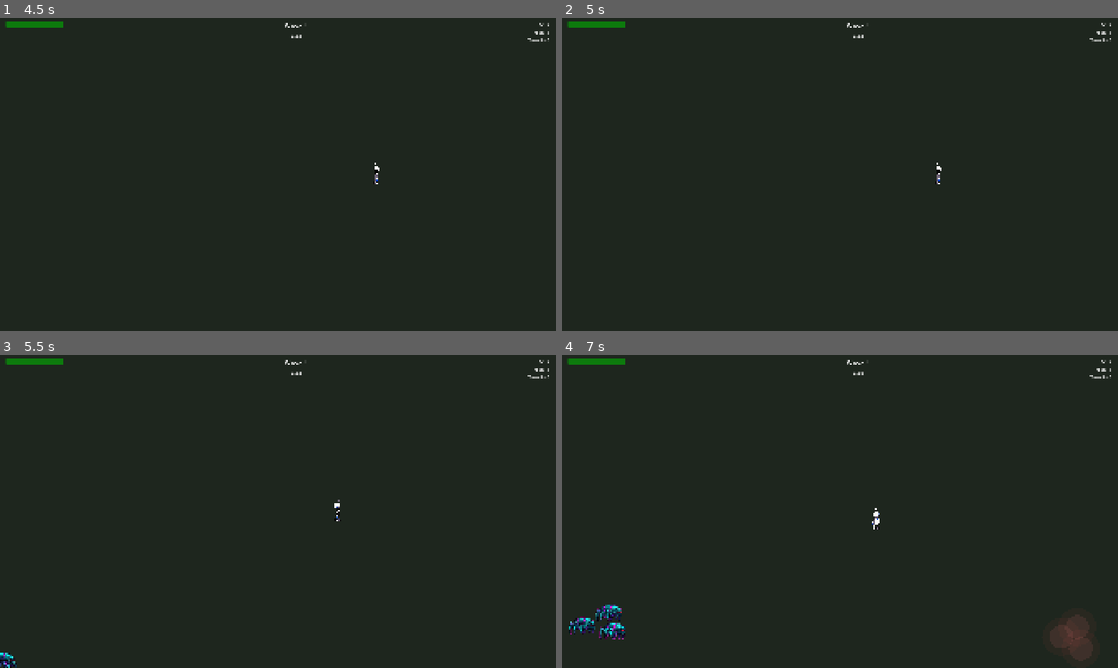
Above: before the commit, frames 1-4 (two rows, left to right).
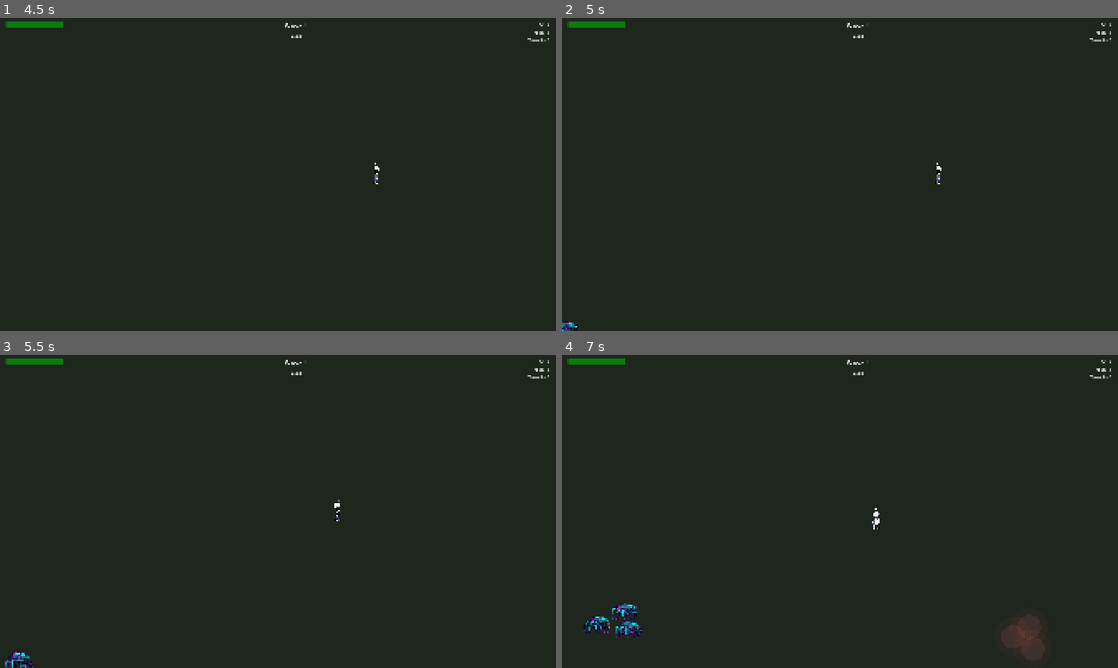
Above: after the commit, the same moments.

Repository: arebolledo2/turret-game
Game: Godot game, scene res://scenes/main.tscn
Two runs of this game, one before a commit and one after it. Both use one fixed random seed, a clock stepped at 60 frames per second and the inputs below.
Inputs (mouse positions are in pixels of both pictures, inside the frame that each line leads up to):
- Up to frame 1 (4.5 s): click "Easy - Relaxed gameplay for l…" at 0.5 s; click "Continue to Wave" at 1.25 s; tap Enter at 2, 3.5 s; move the mouse to (400, 158) at 2.02 s; hold D (move_right) 2.03-2.75 s; tap F (pickup_turret) at 2.1 s; click (400, 158) at 2.17 s; tap Space at 2.75 s; drag from (166, 190) to (250, 237) at 2.77 s; move the mouse to (333, 105) at 3.52 s; hold D (move_right) 3.53-4.25 s; hold Shift 3.53-4.25 s; drag from (250, 237) to (111, 127) at 4.27 s
- Up to frame 2 (5 s): no input
- Up to frame 3 (5.5 s): tap Space at 5 s; move the mouse to (444, 558) at 5.02 s; hold A (move_left) from 5.03 s (still down); tap Ctrl at 5.1 s
- Up to frame 4 (7 s): release A (move_left) at 5.75 s; drag from (673, 464) to (756, 433) at 5.77 s; move the mouse to (867, 511) at 6.52 s; hold S (move_down) from 6.53 s (still down); tap Tab (toggle_range) at 6.6 s; click (867, 511) at 6.67 s

Frame 1 is identical in both runs. In frame 2, less than 0.1% of the frame differs, in the area x 0-3%, y 96-100%; in frame 3, 0.2%; in frame 4, 2.3%, in the area x 1-96%, y 79-98%.

Commit message:
Some tweaks

Diff:
--- a/scenes/enemy_spider_drone.tscn
+++ b/scenes/enemy_spider_drone.tscn
@@ -5,7 +5,7 @@
 [ext_resource type="Texture2D" path="res://assets/sprites/enemy_spider_drone/spider_drone_left.png" id="3_left"]
 
 [sub_resource type="CircleShape2D" id="CircleShape2D_1"]
-radius = 32.0
+radius = 16.0
 
 [sub_resource type="AtlasTexture" id="AtlasTexture_r0"]
 atlas = ExtResource("2_right")
--- a/scenes/player.tscn
+++ b/scenes/player.tscn
@@ -4,7 +4,7 @@
 [ext_resource type="Texture2D" path="res://assets/sprites/player/player_base.png" id="2_sprite"]
 
 [sub_resource type="CircleShape2D" id="CircleShape2D_1"]
-radius = 20.0
+radius = 16.0
 
 [node name="Player" type="CharacterBody2D"]
 collision_mask = 2
--- a/scripts/enemy_spawner.gd
+++ b/scripts/enemy_spawner.gd
@@ -33,7 +33,7 @@
 func setup_spawn_zones() -> void:
 	var half_width := Globals.ARENA_WIDTH / 2.0
 	var half_height := Globals.ARENA_HEIGHT / 2.0
-	var zone_depth := 80.0  # How far from edge enemies can spawn
+	var zone_depth := 200.0  # How far from edge enemies can spawn (allows spawning closer to middle)
 	var inset := 20.0  # Small inset from the very edge
 
 	# Top edge (full width, spawn inside arena near top)
--- a/scripts/turret_manager.gd
+++ b/scripts/turret_manager.gd
@@ -135,7 +135,13 @@
 		return
 
 	var player = get_tree().get_first_node_in_group("player")
-	var spawn_pos := find_valid_spawn_position(player)
+	var spawn_pos: Vector2
+
+	# First turret of the game spawns next to player
+	if Globals.turrets_spawned == 0 and player:
+		spawn_pos = player.global_position + Vector2(80, 0)  # 80 pixels to the right
+	else:
+		spawn_pos = find_valid_spawn_position(player)
 
 	if spawn_pos == Vector2.INF:
 		push_warning("Could not find valid turret spawn position!")
